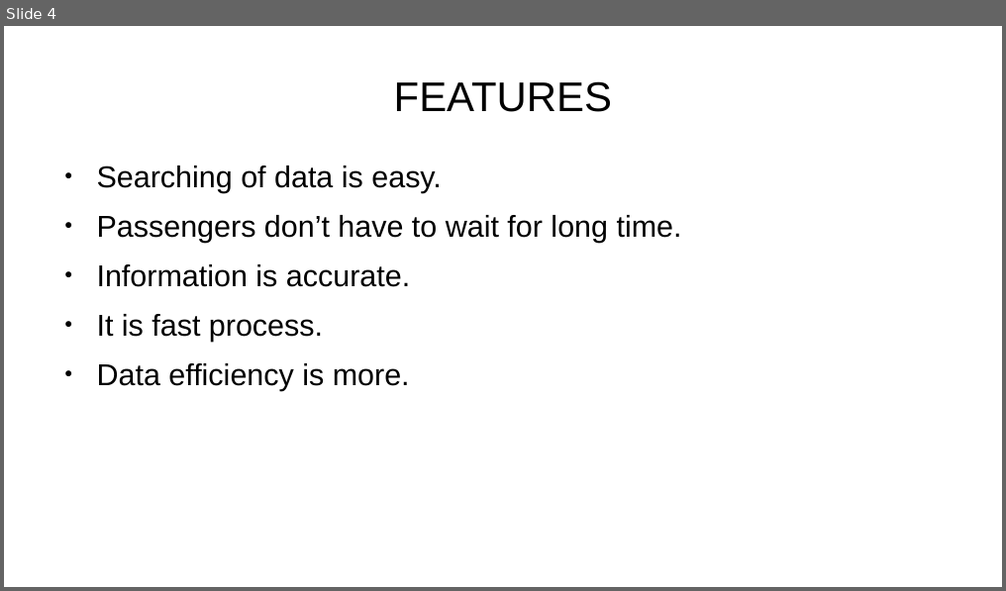
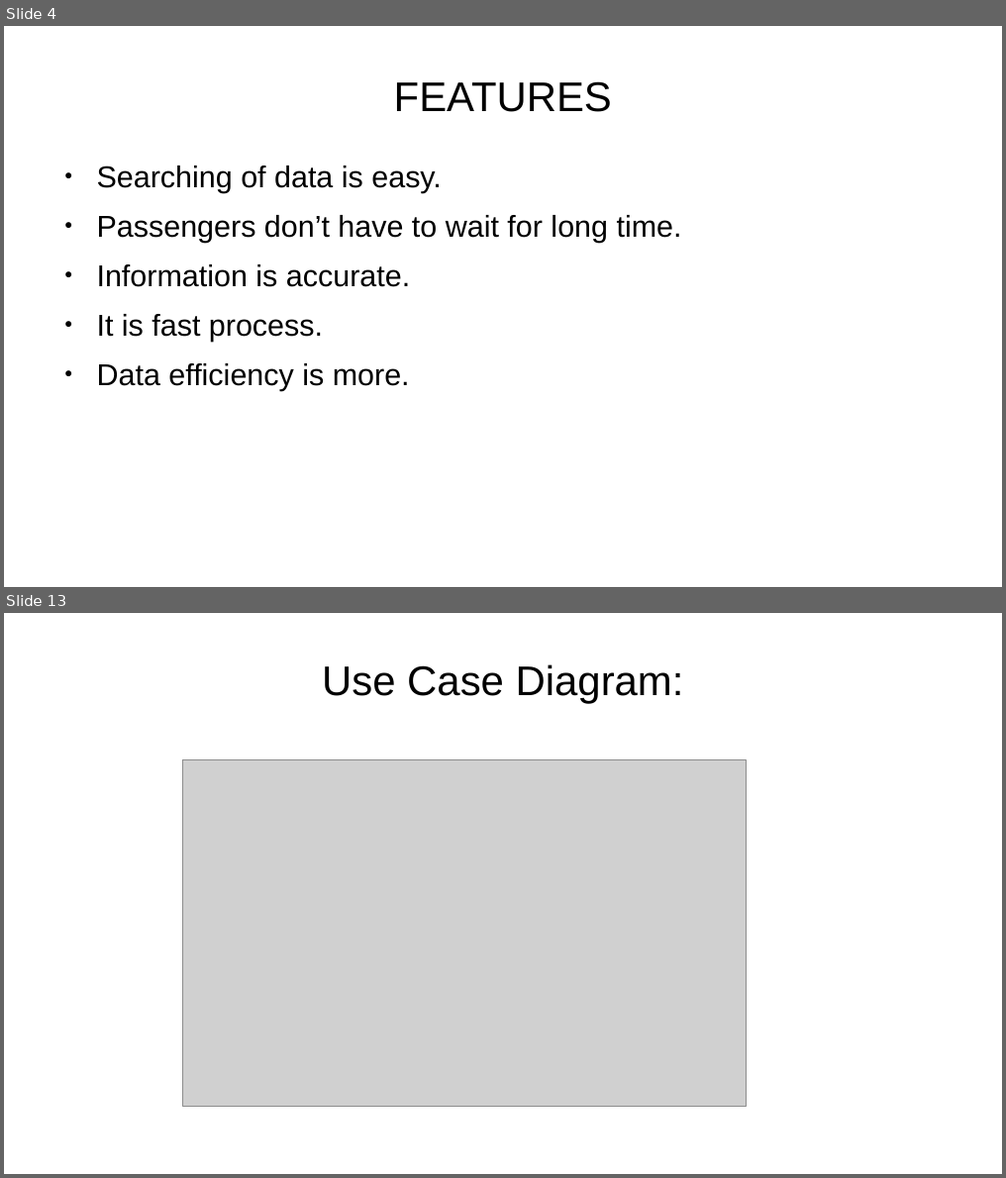
Before and after one commit to nahidulislamshakin/Railway-Reservation-System, a slide deck: Railway Reservatin System.pptx. Shown one above the other, each under a label of ours: slide 4 before the commit, slides 4 and 13 after it; the slides between them are not shown. The pictures are 1006x591 and 1006x1178 pixels, drawn with LibreOffice and Linux fonts; fonts in the diff are those of the drawing; grey boxes stand for pictures; background and template pictures are left out. Boxes give left, top, right and bottom in pixels: in the first picture for what was removed or moved away, otherwise in the second. Text is boxed around its words. In the diff, an @@ line names an element or a change of style, - is before the commit and + after.

```diff
--- a/Railway Reservatin System.pptx
+++ b/Railway Reservatin System.pptx
@@ slide 13 added at box(4, 613, 1002, 1174), background picture (left out) @@
@@ title added at box(322, 664, 684, 704), 33 pt, text #000000 @@
+Use Case Diagram:
@@ picture added at box(182, 761, 746, 1107) @@
```
Also in this commit, not shown: 3 slides changed, 8 other slides added, 5 slides removed, 1 other file.
